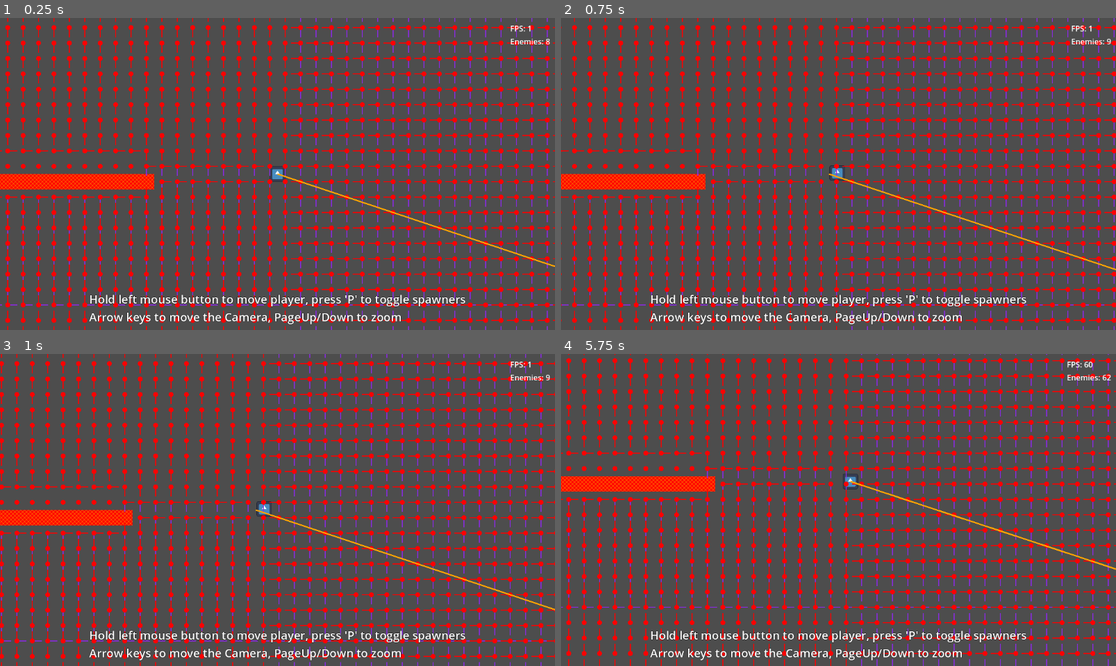
Above: before the commit, frames 1-4 (two rows, left to right).
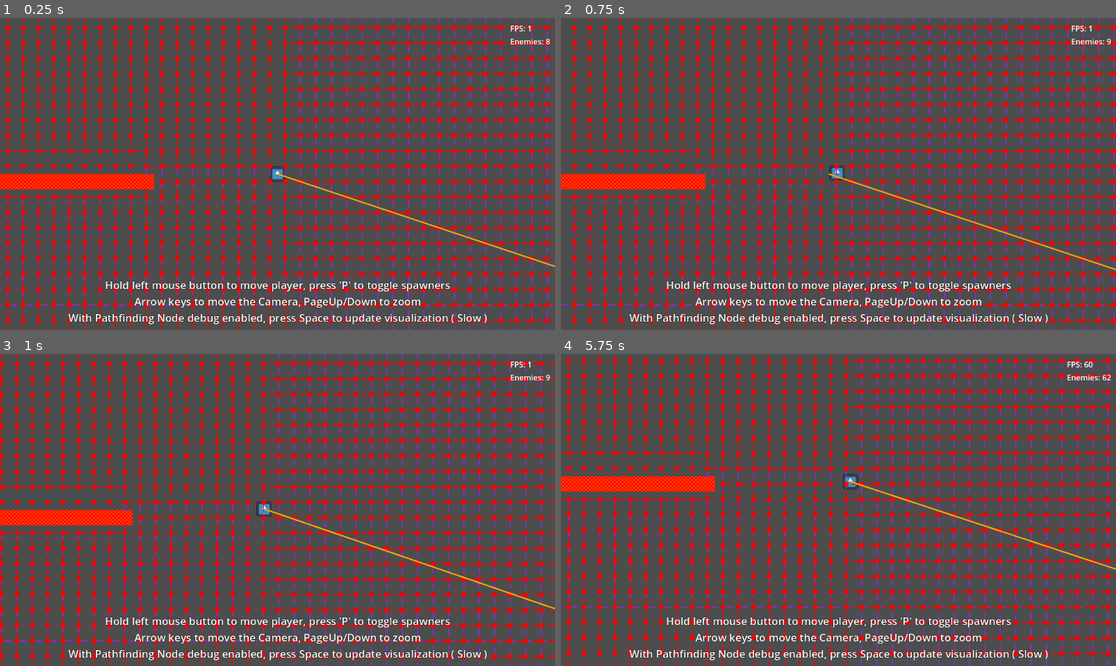
Above: after the commit, the same moments.

Repository: Griiimon/Manymies
Game: Godot game, scene res://main_large_level.tscn
The game is run twice, just before and just after one commit, with the same random seed, the same clock (stepped at 60 frames per second) and the same inputs. The engine's default icon, where the game draws it, is replaced by a stand-in: a white triangle on a blue panel in a dark square.
Inputs (mouse positions are in pixels of both pictures, inside the frame that each line leads up to):
- Up to frame 1 (0.25 s): no input
- Up to frame 2 (0.75 s): tap P (pause_spawner) at 0.5 s; move the mouse to (960, 158) at 0.52 s; hold Right (ui_right) from 0.53 s (still down); tap Space (ui_select) at 0.6 s; click (960, 158) at 0.67 s
- Up to frame 3 (1 s): keep holding Right (ui_right); tap Space (ui_select) at 0.77 s
- Up to frame 4 (5.75 s): tap Space (ui_select) at 1.07, 1.35, 1.52, 1.82, 2.1, 2.85, 3.02, 3.32, 3.6, 3.77, 4.07, 4.35, 4.52, 4.82, 5.1 s; tap P (pause_spawner) every 0.75 s from 1.25 to 4.25 s; move the mouse to (727, 525) at 1.27 s; release Right (ui_right) at 1.28 s; hold Down (ui_down) 1.28-2.03 s; move the mouse to (894, 441) at 2.02 s; hold Right (ui_right) 2.03-2.78 s; move the mouse to (810, 572) at 2.77 s; hold Up (ui_up) 2.78-3.53 s; click (810, 572) at 2.92 s; move the mouse to (1005, 556) at 3.52 s; hold Left (ui_left) 3.53-5.03 s; move the mouse to (672, 463) at 4.27 s; move the mouse to (866, 510) at 5.02 s; hold Down (ui_down) from 5.03 s (still down); click (866, 510) at 5.17 s

The runs differ from the first frame. In frame 1, 3.1% of the frame differs, in the area x 12-88%, y 84-99%; in frame 2, 3.1%; in frame 3, 3.7%, in the area x 12-100%, y 49-99%; in frame 4, 3.2%.

Commit message:
press space to update debug visualization

Diff:
--- a/solutions/large_level_pathfinder.gd
+++ b/solutions/large_level_pathfinder.gd
@@ -30,6 +30,11 @@
 			#rect= rect.expand(key)
 
 		#assert(rect == tile_map.get_used_rect(), str(tile_map.get_used_rect()))
+
+
+func _process(delta: float) -> void:
+	if Input.is_action_just_pressed("ui_select"):
+		queue_redraw()
 
 
 func get_direction(from: Vector2)-> Vector2:
@@ -66,11 +71,10 @@
 			lowest_distance= new_distance
 
 
-	queue_redraw()
-
-
 func _draw():
 	if not debug_mode: return
+	if not is_inside_tree() or not Global.player: return
+
 	busy= true
 
 	closest_waypoint_flow_field.debug_draw(self, Color.BLUE_VIOLET)
--- a/ui.tscn
+++ b/ui.tscn
@@ -3,7 +3,7 @@
 [ext_resource type="Script" path="res://ui.gd" id="1_ohjv0"]
 
 [sub_resource type="LabelSettings" id="LabelSettings_10vpg"]
-font_size = 24
+font_size = 22
 outline_size = 2
 outline_color = Color(0, 0, 0, 1)
 
@@ -47,5 +47,7 @@
 [node name="Label Help" type="Label" parent="MarginContainer2"]
 layout_mode = 2
 text = "Hold left mouse button to move player, press 'P' to toggle spawners
-Arrow keys to move the Camera, PageUp/Down to zoom"
+Arrow keys to move the Camera, PageUp/Down to zoom
+With Pathfinding Node debug enabled, press Space to update visualization ( Slow )"
 label_settings = SubResource("LabelSettings_10vpg")
+horizontal_alignment = 1
